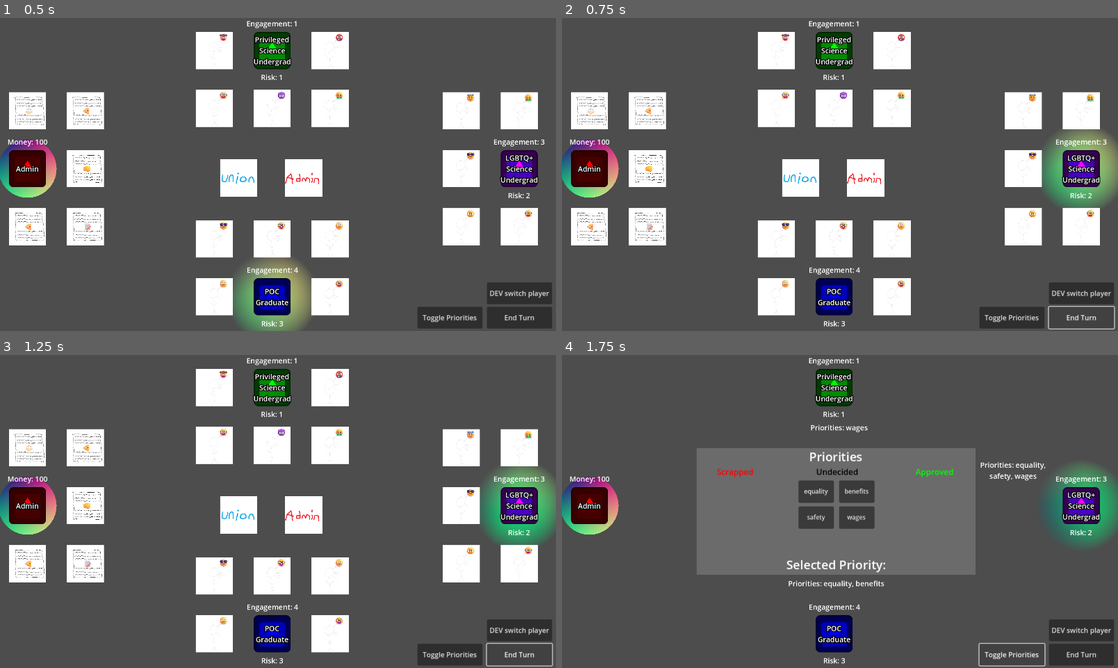
Above: before the commit, frames 1-4 (two rows, left to right).
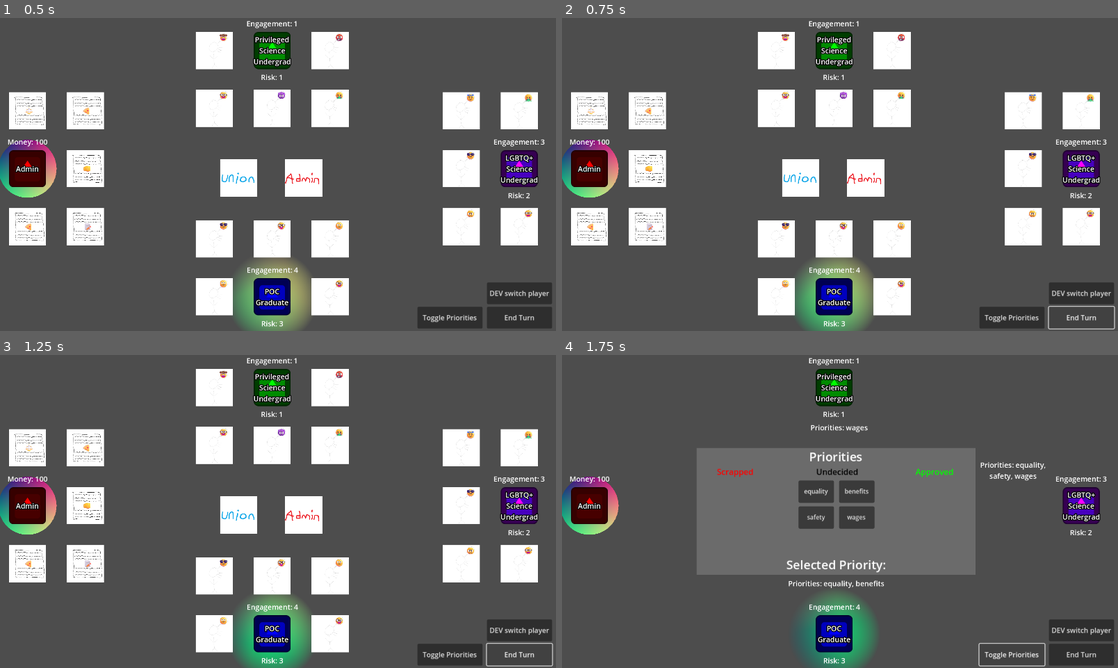
Above: after the commit, the same moments.

Repository: AX-I/Union-Battle
Game: Godot game, scene res://Scenes/strike_scene.tscn
Same seed, same stepped clock (60 frames per second), same inputs: the game is played once before the commit and once after it. This scene is started directly instead of the project's main scene. The engine's default icon, where the game draws it, is replaced by a stand-in: a white triangle on a blue panel in a dark square.
Inputs:
- Up to frame 1 (0.5 s): no input
- Up to frame 2 (0.75 s): click "End Turn" at 0.5 s
- Up to frame 3 (1.25 s): no input
- Up to frame 4 (1.75 s): click "Toggle Priorities" at 1.25 s

Frame 1 is identical in both runs. In frame 2, 4.1% of the frame differs, in the area x 41-100%, y 35-100%; in frame 3, 4.1%; in frame 4, 3.6%.

Commit message:
The Connect Scene

Diff:
--- /dev/null
+++ b/union-battle/Scenes/connect_scene.tscn
@@ -0,0 +1,150 @@
+[gd_scene load_steps=8 format=3 uid="uid://dlsg6dcu0qyb8"]
+
+[ext_resource type="Script" uid="uid://cn5bbpeahnjgr" path="res://Scripts/connect_scene_scripts/join_button.gd" id="1_jsujh"]
+
+[sub_resource type="LabelSettings" id="LabelSettings_7tv2a"]
+font_size = 51
+font_color = Color(1, 0.6392157, 0.27058825, 1)
+outline_size = 14
+outline_color = Color(0.23137255, 0.15294118, 0.2784314, 1)
+
+[sub_resource type="LabelSettings" id="LabelSettings_jsujh"]
+font_size = 26
+font_color = Color(1, 0.6392157, 0.27058825, 1)
+outline_size = 6
+outline_color = Color(0.23137255, 0.15294118, 0.2784314, 1)
+
+[sub_resource type="LabelSettings" id="LabelSettings_1wuk6"]
+font_size = 30
+font_color = Color(1, 0.6392157, 0.27058825, 1)
+outline_size = 10
+outline_color = Color(0.23137255, 0.15294118, 0.2784314, 1)
+
+[sub_resource type="StyleBoxFlat" id="StyleBoxFlat_82sop"]
+bg_color = Color(1, 0.6392157, 0.27058825, 1)
+border_width_left = 2
+border_width_top = 2
+border_width_right = 2
+border_width_bottom = 2
+border_color = Color(0.2784314, 0.12941177, 0.31764707, 1)
+
+[sub_resource type="StyleBoxFlat" id="StyleBoxFlat_7tv2a"]
+bg_color = Color(0.9490196, 0.6784314, 0.4509804, 1)
+border_width_left = 2
+border_width_top = 2
+border_width_right = 2
+border_width_bottom = 2
+border_color = Color(0.2784314, 0.12941177, 0.31764707, 1)
+
+[sub_resource type="StyleBoxFlat" id="StyleBoxFlat_aeweq"]
+bg_color = Color(1, 0.69044125, 0.3985905, 1)
+border_width_left = 2
+border_width_top = 2
+border_width_right = 2
+border_width_bottom = 2
+border_color = Color(0.31543413, 0.15039995, 0.35888165, 1)
+
+[node name="ConnectScene" type="Node2D"]
+
+[node name="MainContainer" type="CenterContainer" parent="."]
+custom_minimum_size = Vector2(1923, 1088)
+offset_right = 1923.0
+offset_bottom = 1088.0
+
+[node name="SeparationContainer" type="VBoxContainer" parent="MainContainer"]
+custom_minimum_size = Vector2(1600, 100)
+layout_mode = 2
+theme_override_constants/separation = 16
+
+[node name="TitleLabel" type="Label" parent="MainContainer/SeparationContainer"]
+layout_mode = 2
+text = "Welcome to Union Battle!"
+label_settings = SubResource("LabelSettings_7tv2a")
+horizontal_alignment = 1
+
+[node name="IntroLabel" type="Label" parent="MainContainer/SeparationContainer"]
+layout_mode = 2
+text = "The workers of Qarleton University are at odds with the administration, and a strike is afoot! Will you join your fellow unionists to strike against your tyranical admin for better working conditions, or will you reinforce the admin's wishes against these greedy unionists? Whatever side you choose, one thing is for sure: this will be quite the Union Battle!
+
+When you join the game, you will either be a Unionist, or the Admin. Here is what you need to know for each role..."
+label_settings = SubResource("LabelSettings_jsujh")
+horizontal_alignment = 1
+autowrap_mode = 2
+
+[node name="RoleContainer" type="HBoxContainer" parent="MainContainer/SeparationContainer"]
+layout_mode = 2
+
+[node name="UnionistContainer" type="VBoxContainer" parent="MainContainer/SeparationContainer/RoleContainer"]
+custom_minimum_size = Vector2(800, 100)
+layout_mode = 2
+
+[node name="UnionistTitle" type="Label" parent="MainContainer/SeparationContainer/RoleContainer/UnionistContainer"]
+layout_mode = 2
+text = "Unionist"
+label_settings = SubResource("LabelSettings_1wuk6")
+horizontal_alignment = 1
+
+[node name="UnionistInfo" type="Label" parent="MainContainer/SeparationContainer/RoleContainer/UnionistContainer"]
+layout_mode = 2
+text = "Your Goal: Get your own priorities approved by the Admin to
+earn points and win!
+
+Your Stats:
+- Engagement: How much support you have for the strike. If
+your engagement reaches 0, you can't play!
+- Risk: How much risk there is to you striking. If your risk
+reaches 10, you can't play.
+
+On Your Turn You Can:
+- Play a card on yourself or another Unionist to affect their
+Engagement and Risk levels
+- Draw a card from the Unionist Pile
+- Put forward a priority to be approved by the admin
+
+- Tip: Not all Unionists have the same priorities!"
+label_settings = SubResource("LabelSettings_jsujh")
+
+[node name="AdminContainer" type="VBoxContainer" parent="MainContainer/SeparationContainer/RoleContainer"]
+custom_minimum_size = Vector2(800, 100)
+layout_mode = 2
+
+[node name="AdminTitle" type="Label" parent="MainContainer/SeparationContainer/RoleContainer/AdminContainer"]
+layout_mode = 2
+text = "Admin"
+label_settings = SubResource("LabelSettings_1wuk6")
+horizontal_alignment = 1
+
+[node name="Admin Info" type="Label" parent="MainContainer/SeparationContainer/RoleContainer/AdminContainer"]
+layout_mode = 2
+text = "Your Goal: Have more Money by the end of the game than the
+Unionists have points to win!
+
+Your Stats:
+- Money: How rich you are! This decreases as the strike
+progresses, but approving Unionist priorities will give them
+points that could add up to be more than you're worth, so
+manage your money wisely!
+
+On Your Turn You Can:
+- Play a card on a Unionist to affect their Engagement and Risk
+levels
+- Draw a card from the Admin Pile
+
+
+- Tip: You have the final say on if a Unionist priority is approved!"
+label_settings = SubResource("LabelSettings_jsujh")
+
+[node name="JoinButton" type="Button" parent="MainContainer/SeparationContainer"]
+custom_minimum_size = Vector2(245, 77)
+layout_mode = 2
+size_flags_horizontal = 4
+size_flags_vertical = 4
+theme_override_colors/font_color = Color(1, 1, 1, 1)
+theme_override_font_sizes/font_size = 20
+theme_override_styles/normal = SubResource("StyleBoxFlat_82sop")
+theme_override_styles/pressed = SubResource("StyleBoxFlat_7tv2a")
+theme_override_styles/hover = SubResource("StyleBoxFlat_aeweq")
+text = "0/4 Players Joined"
+script = ExtResource("1_jsujh")
+
+[connection signal="button_down" from="MainContainer/SeparationContainer/JoinButton" to="MainContainer/SeparationContainer/JoinButton" method="_on_button_down"]
--- a/union-battle/Scenes/strike_scene.tscn
+++ b/union-battle/Scenes/strike_scene.tscn
@@ -142,6 +142,7 @@
 
 [node name="GlobalPriorities" type="Control" parent="CanvasLayer/Center/Control"]
 layout_mode = 1
+anchors_preset = 9
 anchor_bottom = 1.0
 offset_left = -495.00003
 offset_top = -219.0
--- /dev/null
+++ b/union-battle/Scripts/connect_scene_scripts/join_button.gd
@@ -0,0 +1,44 @@
+extends Button
+
+# Constants for button text
+const WAITING_LABEL:		String	= "%s/4 Players"
+const JOIN_LABEL:			String	= "Join Game"
+
+# Current player count and the threshold to let players join the game
+var curr_player_count:		int		= 0
+const PLAYER_THRESHOLD:		int		= 1 # CHANGE THIS LATER IF WE GET THE BUTTON WORKING
+
+# Called when the node enters the scene tree for the first time.
+func _ready() -> void:
+	self.disabled = true
+
+
+# Called every frame. 'delta' is the elapsed time since the previous frame.
+func _process(delta: float) -> void:
+
+	# Change the label if the number of queued players has changed
+	if Globals.NUM_PLAYERS_WAITING != curr_player_count:
+
+		# Re-labeling the button
+		curr_player_count = Globals.NUM_PLAYERS_WAITING
+		self.text		  = WAITING_LABEL % str(curr_player_count)
+
+	# Enable the button if enough players are playing
+	if curr_player_count >= PLAYER_THRESHOLD and self.text.contains("Players"):
+
+		# Re-enabling and labeling the button
+		self.disabled = false
+		self.text	  = JOIN_LABEL
+
+# Called to change scenes
+func _on_button_down() -> void:
+
+	# If there are not four players do not start the game
+	if curr_player_count < PLAYER_THRESHOLD:
+		return
+
+	# If all the players are queued then the game can be played
+	else:
+
+		# Switching to the game scene
+		get_tree().change_scene_to_file("res://Scenes/strike_scene.tscn")
--- a/union-battle/Scripts/start_scene_scripts/start_game_button.gd
+++ b/union-battle/Scripts/start_scene_scripts/start_game_button.gd
@@ -67,4 +67,5 @@
 	print('Server response ', json)
 	Globals.MY_ID = json['id']
 	Globals.R_SEED = json['seed']
-	get_tree().change_scene_to_file("res://Scenes/strike_scene.tscn")
+	Globals.NUM_PLAYERS_WAITING = json['id'] + 1
+	get_tree().change_scene_to_file("res://Scenes/connect_scene.tscn")
--- a/union-battle/Scripts/strike_scene_scripts/globals.gd
+++ b/union-battle/Scripts/strike_scene_scripts/globals.gd
@@ -39,9 +39,9 @@
 # for the one that is currently being voted on
 var active_vote_btn 					= null
 
-# Player count
+# Player count for the game and for the waiting room
 var PLAYER_COUNT:			int			= 0
-
+var NUM_PLAYERS_WAITING:	int			= 0
 
 # Networked Multiplayer
 var SERVER_ADDR: String = ""
--- a/union-battle/Scripts/strike_scene_scripts/strike_scene.gd
+++ b/union-battle/Scripts/strike_scene_scripts/strike_scene.gd
@@ -408,6 +408,11 @@
 
 
 func _on_end_turn() -> void:
+
+	# If it is not the current player's turn don't end
+	if Globals.curr_turn != Globals.MY_ID:
+		return
+
 	Globals.drew_this_turn = false
 
 	if Globals.curr_turn == Globals.MY_ID:
Not shown, added: union-battle/Scripts/connect_scene_scripts/join_button.gd.uid
